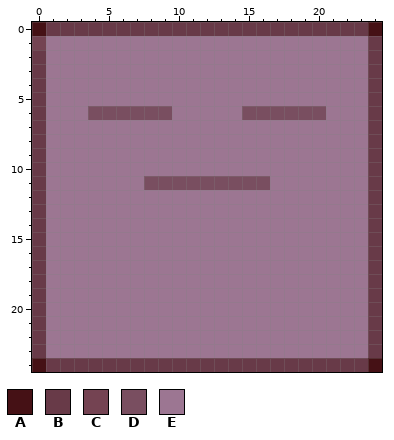
Edited in one commit: pixel-art sprite (data/cub2.png). The picture above is the old version.
The file is 25x25 pixels. Colours within 5 levels of each other are drawn and written as one.
Palette (. is transparent): A #451115  B #683a48  C #744352  D #794e60  E #9c7692
The result:
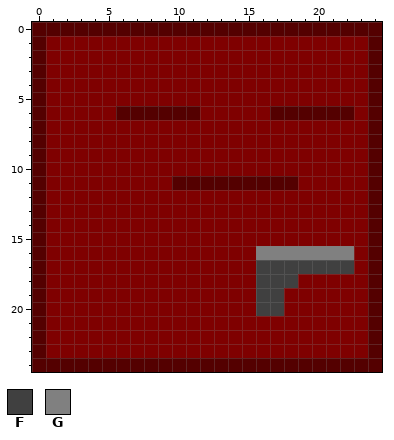
Colours new in this view: F #404040  G #808080
Diff:
Colour B changes from #683a48 to #540000.
Colour E changes from #9c7692 to #7f0000.
The author changed colour A to colour B in row 0 at x 0 and 24; in row 24 at x 0 and 24.
The author changed colour C to colour B in row 1 at x 0.
The author changed colour D to colour B in row 6 at x 6 to 9 and 17 to 20; in row 11 at x 10 to 16.
The author changed colour E to colour B in row 6 at x 10 to 11 and 21 to 22; in row 11 at x 17 to 18.
The author changed colour D to colour E in row 6 at x 4 to 5 and 15 to 16; in row 11 at x 8 to 9.
The author changed colour E to colour F in row 17 at x 16 to 22; in row 18 at x 16 to 18; in rows 19 to 20 at x 16 to 17.
The author changed colour E to colour G in row 16 at x 16 to 22.
